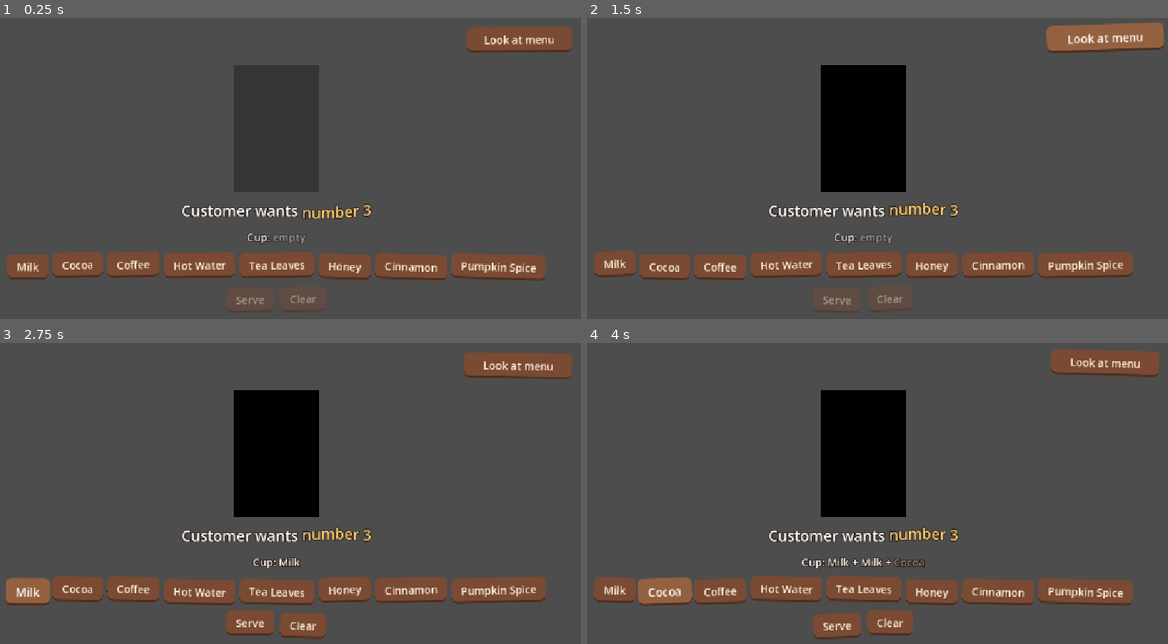
Above: before the commit, frames 1-4 (two rows, left to right).
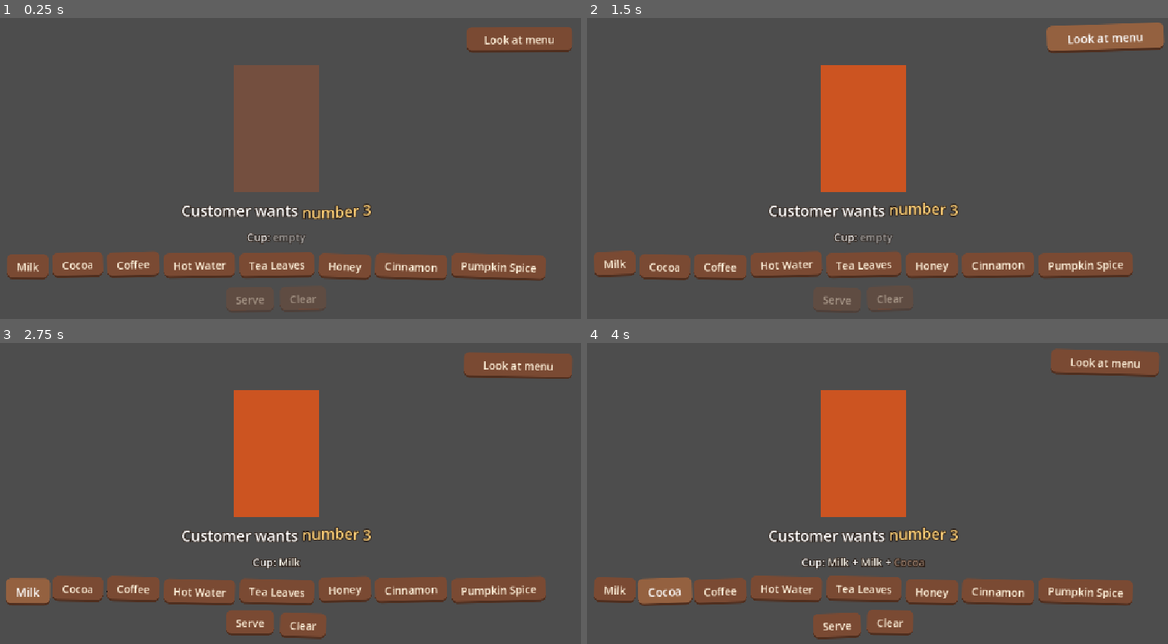
Above: after the commit, the same moments.

Repository: nocturnaljelly/26-autumn-comfy-jam
Game: Godot game, scene res://assets/scenes/cafe.tscn
Two runs of this game, one before a commit and one after it. Both use one fixed random seed, a clock stepped at 60 frames per second and the inputs below. The project has no main scene, so this scene is started directly.
Inputs:
- Up to frame 1 (0.25 s): no input
- Up to frame 2 (1.5 s): click "Look at menu" at 0.5 s; click "Back to customer" at 1.25 s
- Up to frame 3 (2.75 s): click "Milk" at 2 s
- Up to frame 4 (4 s): click "Milk" at 2.75 s; click "Cocoa" at 3.5 s

The runs differ from the first frame. In frame 1, 6.2% of the frame differs, in the area x 40-55%, y 15-58%; in frame 2, 6.2%; in frame 3, 6.2%; in frame 4, 6.2%.

Commit message:
Customers
Customers as resources
Created a couple of example customers
Each customer has their own sprite and configurable chance to reroll their order when player looks back from the recipe board

Diff:
--- /dev/null
+++ b/assets/data/customers/hazel.tres
@@ -0,0 +1,19 @@
+[gd_resource type="Resource" script_class="Customer" format=3]
+
+[ext_resource type="Script" path="res://assets/scripts/data/customer.gd" id="1_customer"]
+
+[sub_resource type="Gradient" id="Gradient_hazel"]
+offsets = PackedFloat32Array(0)
+colors = PackedColorArray(0.55, 0.38, 0.22, 1)
+
+[sub_resource type="GradientTexture2D" id="GradientTexture2D_hazel"]
+gradient = SubResource("Gradient_hazel")
+width = 160
+height = 240
+
+[resource]
+script = ExtResource("1_customer")
+id = &"hazel"
+display_name = "Hazel"
+sprite = SubResource("GradientTexture2D_hazel")
+order_change_chance = 0.1
--- /dev/null
+++ b/assets/data/customers/maple.tres
@@ -0,0 +1,19 @@
+[gd_resource type="Resource" script_class="Customer" format=3]
+
+[ext_resource type="Script" path="res://assets/scripts/data/customer.gd" id="1_customer"]
+
+[sub_resource type="Gradient" id="Gradient_maple"]
+offsets = PackedFloat32Array(0)
+colors = PackedColorArray(0.8, 0.33, 0.13, 1)
+
+[sub_resource type="GradientTexture2D" id="GradientTexture2D_maple"]
+gradient = SubResource("Gradient_maple")
+width = 160
+height = 240
+
+[resource]
+script = ExtResource("1_customer")
+id = &"maple"
+display_name = "Maple"
+sprite = SubResource("GradientTexture2D_maple")
+order_change_chance = 0.6
--- /dev/null
+++ b/assets/data/customers/rowan.tres
@@ -0,0 +1,19 @@
+[gd_resource type="Resource" script_class="Customer" format=3]
+
+[ext_resource type="Script" path="res://assets/scripts/data/customer.gd" id="1_customer"]
+
+[sub_resource type="Gradient" id="Gradient_rowan"]
+offsets = PackedFloat32Array(0)
+colors = PackedColorArray(0.27, 0.42, 0.26, 1)
+
+[sub_resource type="GradientTexture2D" id="GradientTexture2D_rowan"]
+gradient = SubResource("Gradient_rowan")
+width = 160
+height = 240
+
+[resource]
+script = ExtResource("1_customer")
+id = &"rowan"
+display_name = "Rowan"
+sprite = SubResource("GradientTexture2D_rowan")
+order_change_chance = 0.3
--- a/assets/scenes/cafe.tscn
+++ b/assets/scenes/cafe.tscn
@@ -4,6 +4,10 @@
 [ext_resource type="Resource" uid="uid://c04trefohbse7" path="res://assets/data/recipe_book.tres" id="2_book"]
 [ext_resource type="Theme" path="res://assets/themes/ui_theme.tres" id="3_theme"]
 [ext_resource type="Script" path="res://assets/scripts/animated_button.gd" id="4_button"]
+[ext_resource type="Script" path="res://assets/scripts/data/customer.gd" id="5_customer"]
+[ext_resource type="Resource" path="res://assets/data/customers/hazel.tres" id="6_hazel"]
+[ext_resource type="Resource" path="res://assets/data/customers/rowan.tres" id="7_rowan"]
+[ext_resource type="Resource" path="res://assets/data/customers/maple.tres" id="8_maple"]
 
 [sub_resource type="Gradient" id="Gradient_black"]
 offsets = PackedFloat32Array(0)
@@ -24,6 +28,7 @@
 theme = ExtResource("3_theme")
 script = ExtResource("1_cafe")
 recipe_book = ExtResource("2_book")
+customers = Array[ExtResource("5_customer")]([ExtResource("6_hazel"), ExtResource("7_rowan"), ExtResource("8_maple")])
 
 [node name="CounterView" type="Control" parent="." unique_id=707470788]
 unique_name_in_owner = true
--- a/assets/scripts/cafe.gd
+++ b/assets/scripts/cafe.gd
@@ -4,10 +4,11 @@
 const HIGHLIGHT_COLOR := "#ffd27a"
 
 @export var recipe_book: RecipeBook
+@export var customers: Array[Customer] = []
 @export var fade_duration := 0.8
-@export_range(0.0, 1.0, 0.05) var order_change_chance := 0.3
 
 var menu: RecipeBook
+var customer: Customer
 var order: Recipe
 var cup: Array[Ingredient] = []
 var facing_menu := false
@@ -46,16 +47,22 @@
 		menu.reset_from(recipe_book)
 		menu.change_random_recipe(CUP_CAPACITY)
 		_update_menu()
-	elif order and randf() < order_change_chance:
+	elif order and randf() < customer.order_change_chance:
 		order = menu.get_random_recipe(order)
 		_update_order_label()
 	_show_view()
 
 func _next_customer() -> void:
+	customer = _pick_customer()
+	customer_sprite.texture = customer.sprite
 	order = menu.get_random_recipe()
 	_update_order_label()
 	_update_controls()
 	_fade_customer(1.0)
+
+func _pick_customer() -> Customer:
+	var options := customers.filter(func(other: Customer) -> bool: return other != customer)
+	return options.pick_random() if not options.is_empty() else customer
 
 func _serve() -> void:
 	var correct := order.matches(cup)
--- /dev/null
+++ b/assets/scripts/data/customer.gd
@@ -0,0 +1,11 @@
+class_name Customer
+extends Resource
+
+@export var id: StringName
+@export var display_name: String = ""
+@export var sprite: Texture2D
+@export_range(0.0, 1.0, 0.05) var order_change_chance := 0.3
+
+
+func _to_string() -> String:
+	return "Customer(%s)" % id
Not shown, added: assets/scripts/data/customer.gd.uid
